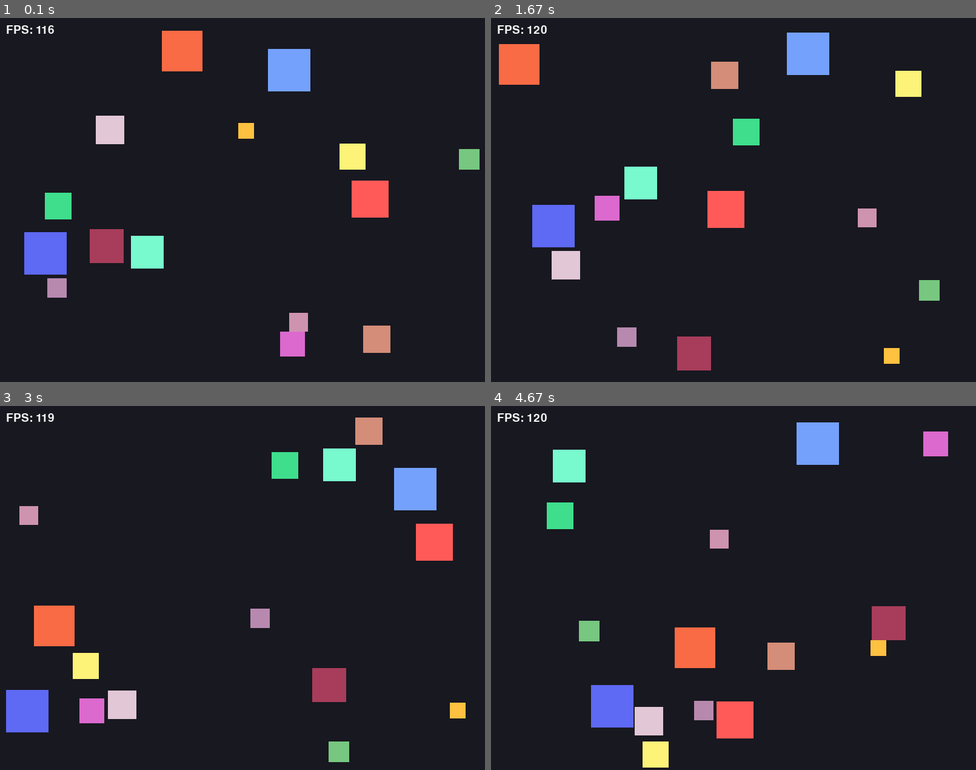
Above: before the commit, frames 1-4 (two rows, left to right).
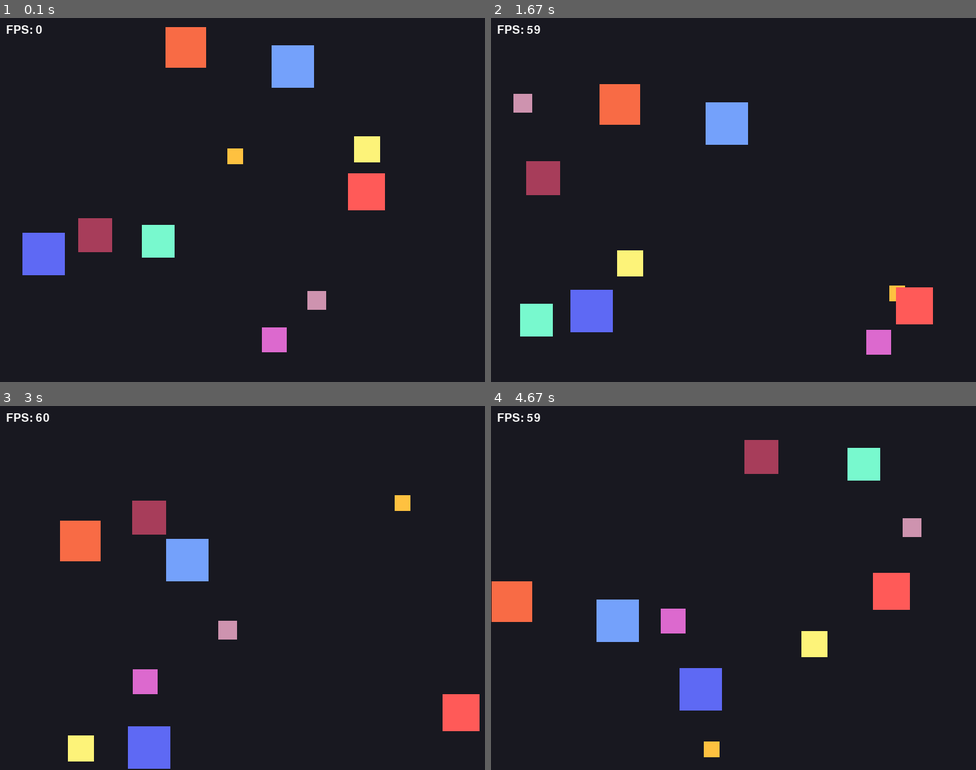
Above: after the commit, the same moments.

Repository: vtxsl/lab8-pygame
Game: pygame game, started from main.py
The game is run twice, just before and just after one commit, with the same random seed, the same clock (stepped at 60 frames per second) and the same inputs.
Inputs:
- Up to frame 1 (0.1 s): no input
- Up to frame 2 (1.67 s): no input
- Up to frame 3 (3 s): no input
- Up to frame 4 (4.67 s): no input

The runs differ from the first frame. In frame 1, 6.1% of the frame differs, in the area x 4-99%, y 2-93%; in frame 2, 14%; in frame 3, 13%; in frame 4, 14%, in the area x 0-95%, y 2-100%.

Commit message:
Pre squares flee, with collision disabled

Diff:
--- a/main.py
+++ b/main.py
@@ -4,8 +4,8 @@
 
 WINDOW_WIDTH = 800
 WINDOW_HEIGHT = 600
-FPS = 120
-NUM_SQUARES = 15
+FPS = 60
+NUM_SQUARES = 10
 SIZE_MIN = 20
 SIZE_MAX = 70
 SPEED_MIN = 1
@@ -71,34 +71,35 @@
     )
 
 def resolve_square_collisions(squares: list[Square]) -> None:
-    for i in range(len(squares)):
-        for j in range(i + 1, len(squares)):
-            first = squares[i]
-            second = squares[j]
+    # for i in range(len(squares)):
+    #     for j in range(i + 1, len(squares)):
+    #         first = squares[i]
+    #         second = squares[j]
 
-            if not first.rect.colliderect(second.rect):
-                continue
+    #         if not first.rect.colliderect(second.rect):
+    #             continue
 
-            overlap_x = min(first.rect.right, second.rect.right) - max(first.rect.left, second.rect.left)
-            overlap_y = min(first.rect.bottom, second.rect.bottom) - max(first.rect.top, second.rect.top)
+    #         overlap_x = min(first.rect.right, second.rect.right) - max(first.rect.left, second.rect.left)
+    #         overlap_y = min(first.rect.bottom, second.rect.bottom) - max(first.rect.top, second.rect.top)
 
-            first.vx, second.vx = second.vx, first.vx
-            first.vy, second.vy = second.vy, first.vy
+    #         first.vx, second.vx = second.vx, first.vx
+    #         first.vy, second.vy = second.vy, first.vy
 
-            if overlap_x < overlap_y:
-                if first.rect.centerx < second.rect.centerx:
-                    first.rect.x -= overlap_x // 2
-                    second.rect.x += overlap_x - overlap_x // 2
-                else:
-                    first.rect.x += overlap_x - overlap_x // 2
-                    second.rect.x -= overlap_x // 2
-            else:
-                if first.rect.centery < second.rect.centery:
-                    first.rect.y -= overlap_y // 2
-                    second.rect.y += overlap_y - overlap_y // 2
-                else:
-                    first.rect.y += overlap_y - overlap_y // 2
-                    second.rect.y -= overlap_y // 2
+    #         if overlap_x < overlap_y:
+    #             if first.rect.centerx < second.rect.centerx:
+    #                 first.rect.x -= overlap_x // 2
+    #                 second.rect.x += overlap_x - overlap_x // 2
+    #             else:
+    #                 first.rect.x += overlap_x - overlap_x // 2
+    #                 second.rect.x -= overlap_x // 2
+    #         else:
+    #             if first.rect.centery < second.rect.centery:
+    #                 first.rect.y -= overlap_y // 2
+    #                 second.rect.y += overlap_y - overlap_y // 2
+    #             else:
+    #                 first.rect.y += overlap_y - overlap_y // 2
+    #                 second.rect.y -= overlap_y // 2
+    pass
 
 def create_squares() -> list[Square]:
     squares: list[Square] = []
